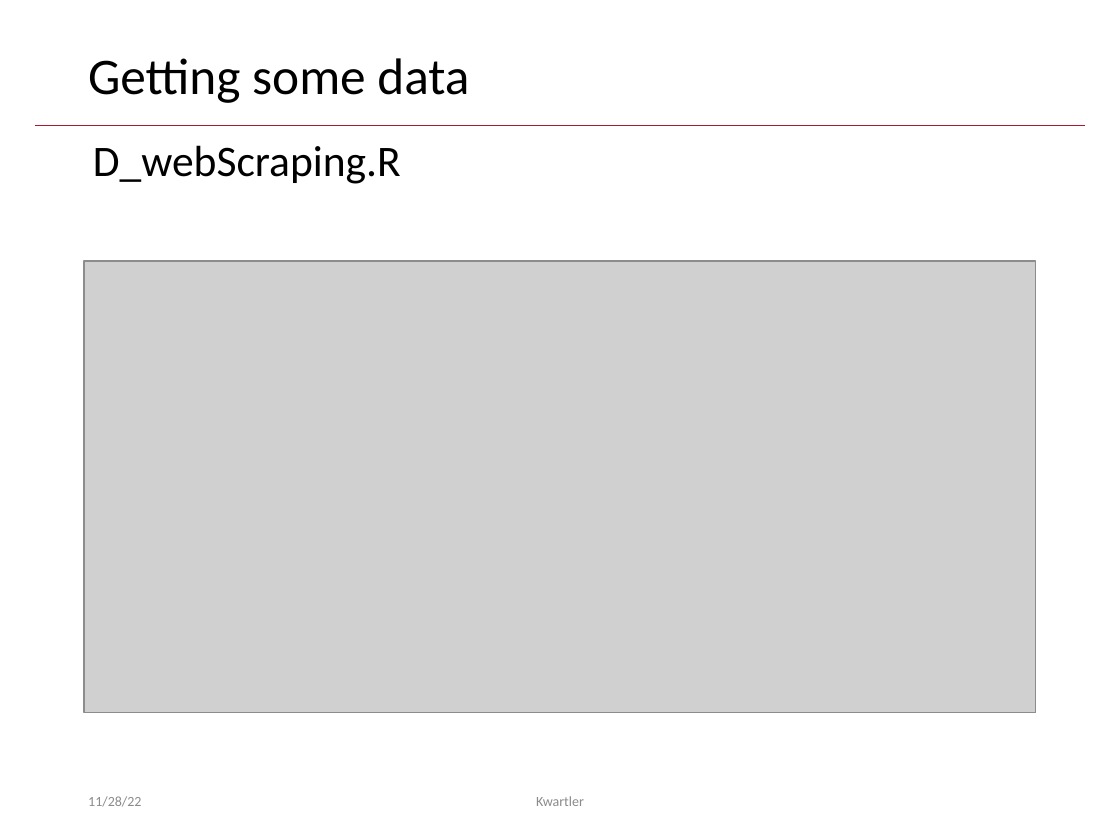
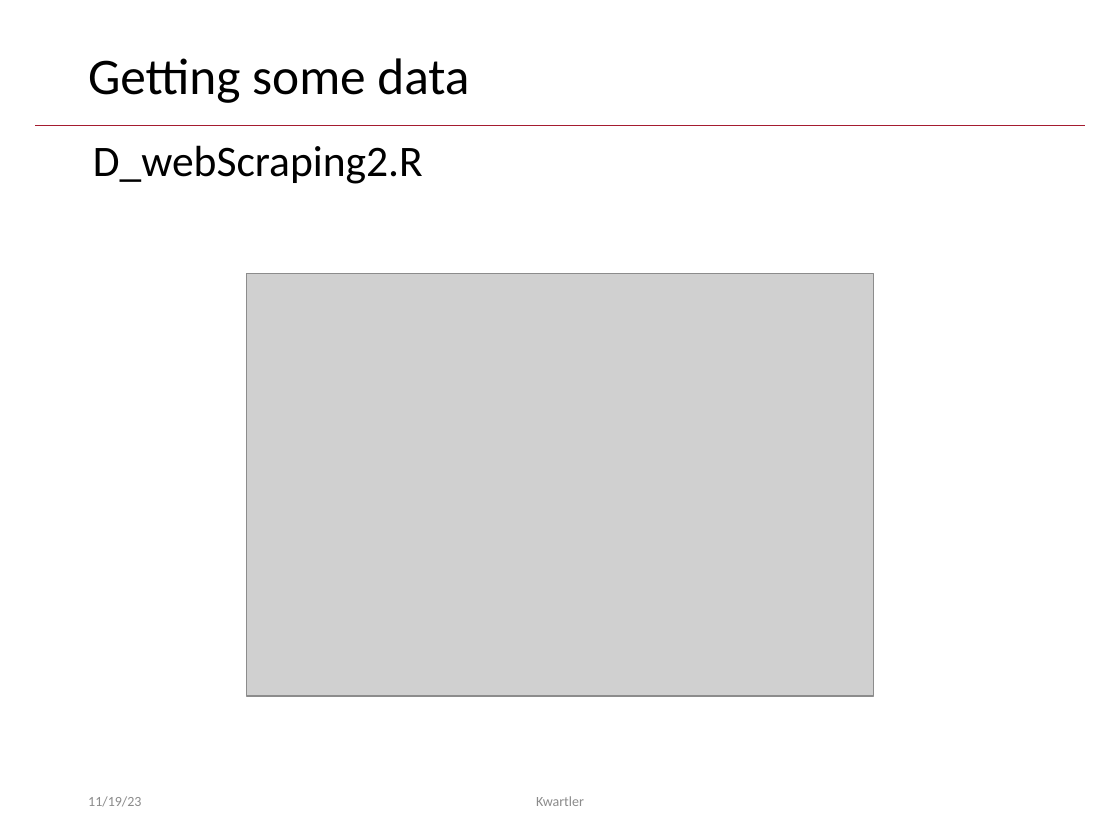
Before and after one commit to kwartler/Harvard_DataMining_Business_Student, a slide deck: slide 6 of Lessons/K_DataSources_Scraping_APIs/B_webscraping.pptx. Drawn at 1120x840 pixels with LibreOffice and Linux fonts; fonts in the diff are those of the drawing; grey boxes stand for pictures. Boxes give left, top, right and bottom in pixels: in the first picture for what was removed or moved away, otherwise in the second. Text is boxed around its words. In the diff, an @@ line names an element or a change of style, - is before the commit and + after.

```diff
--- a/Lessons/K_DataSources_Scraping_APIs/B_webscraping.pptx
+++ b/Lessons/K_DataSources_Scraping_APIs/B_webscraping.pptx
@@ text at bbox=[93, 145, 423, 184]: text changed @@
-D_webScraping.R
+D_webScraping2.R
@@ picture: place and size @@
-picture at bbox=[84, 261, 1036, 712]
+picture at bbox=[246, 273, 874, 696]
@@ text at bbox=[88, 796, 141, 807]: text changed @@
-11/28/22
+11/19/23
```
Also in this commit, not shown: 8 other slides changed, 15 other files.
